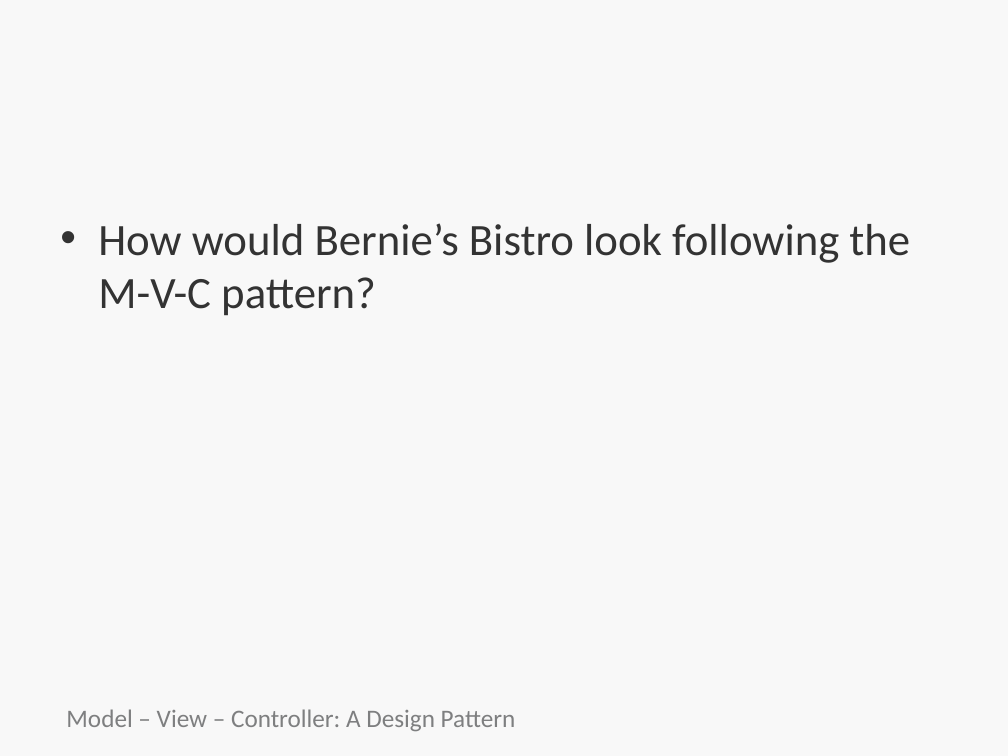
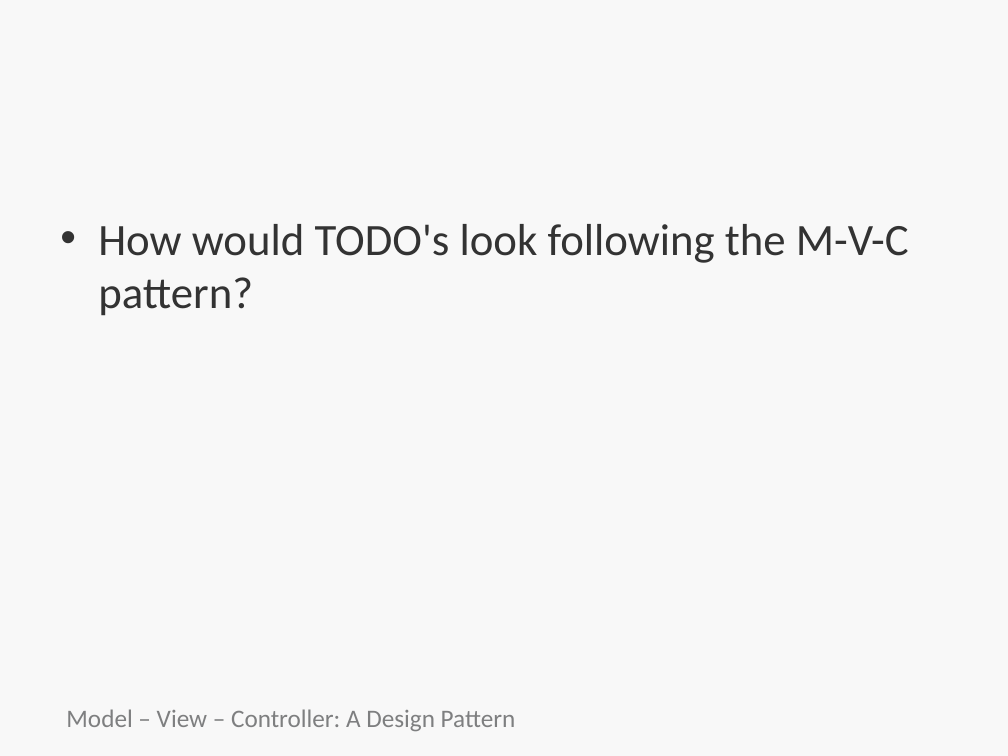
Before and after one commit to bootcoder/lectures, a slide deck: slide 18 of 1phase/ruby-mvc-single-res/HT-MVC.pptx. Drawn at 1008x756 pixels with LibreOffice and Linux fonts; fonts in the diff are those of the drawing; background and template pictures are left out. Boxes give left, top, right and bottom in pixels: in the first picture for what was removed or moved away, otherwise in the second. Text is boxed around its words. In the diff, an @@ line names an element or a change of style, - is before the commit and + after.

Commit message:
replace bistro with todos

```diff
--- a/1phase/ruby-mvc-single-res/HT-MVC.pptx
+++ b/1phase/ruby-mvc-single-res/HT-MVC.pptx
@@ text at (x1=98, y1=224, x2=909, y2=316): text changed @@
-• How would Bernie’s Bistro look following the M-V-C pattern?
+• How would TODO's look following the M-V-C pattern?
```
Also in this commit, not shown: 11 other slides changed.
